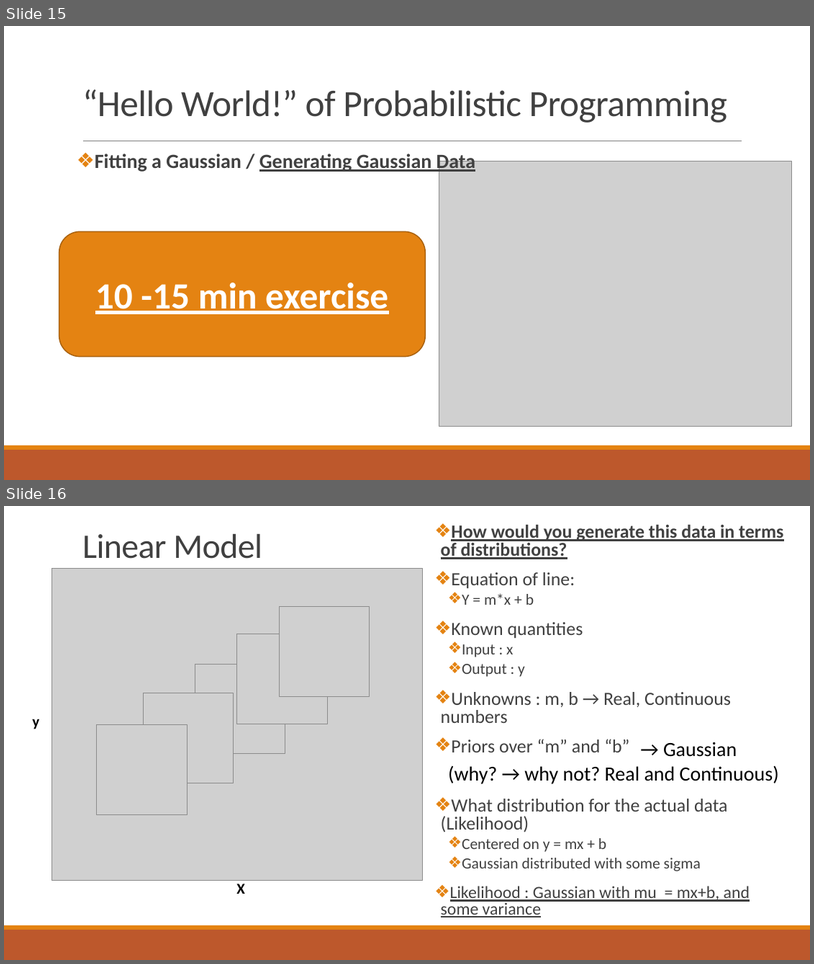
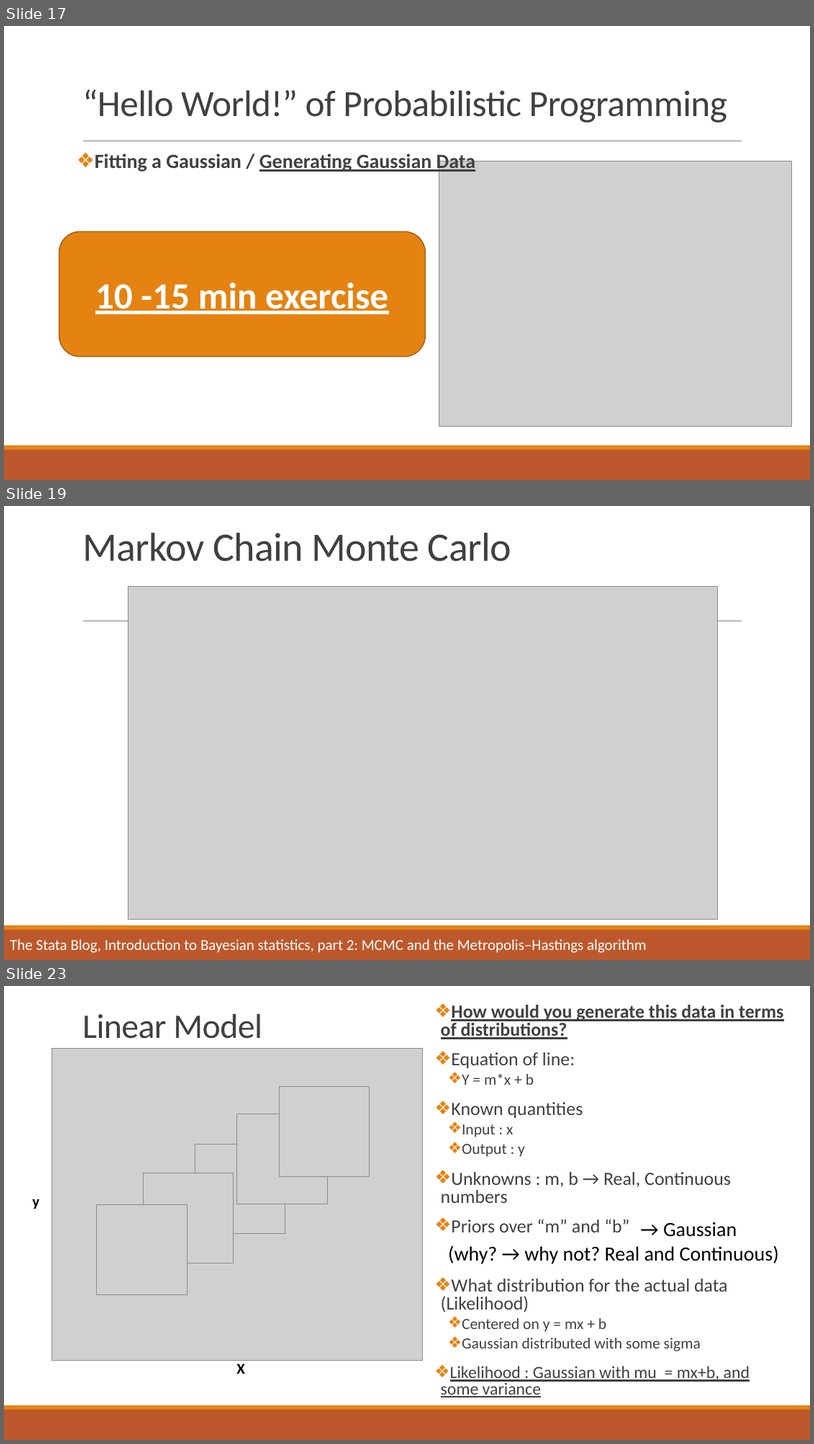
Before and after one commit to abuzarmahmood/teachables, a slide deck: Bayesian_Modeling_Lecture/Adv_Data_Analysis_Bayesian_Modeling.pptx. Shown one above the other, each under a label of ours: slides 15 and 16 before the commit, slides 17, 19 and 23 after it; the slides between them are not shown. The pictures are 814x964 and 814x1444 pixels, drawn with LibreOffice and Linux fonts; fonts in the diff are those of the drawing; grey boxes stand for pictures. Boxes give left, top, right and bottom in pixels: in the first picture for what was removed or moved away, otherwise in the second. Text is boxed around its words. In the diff, an @@ line names an element or a change of style, - is before the commit and + after.

Commit message:
Update Bayesian Modeling lecture

```diff
--- a/Bayesian_Modeling_Lecture/Adv_Data_Analysis_Bayesian_Modeling.pptx
+++ b/Bayesian_Modeling_Lecture/Adv_Data_Analysis_Bayesian_Modeling.pptx
@@ slide 19 added at (4,506,810,960), background #FFFFFF; not listed: 3 template elements that a slide beside it also shows @@
@@ title added at (82,533,512,561), 48 pt, text #404040 @@
+Markov Chain Monte Carlo
@@ picture added at (128,587,718,919) @@
@@ text added at (10,939,647,952), 18 pt, text #FFFFFF @@
+The Stata Blog, Introduction to Bayesian statistics, part 2: MCMC and the Metropolis–Hastings algorithm
@@ what was slide 15 is now slide 17 @@
@@ what was slide 16 is now slide 23 @@
```
Also in this commit, not shown: 3 slides changed, 7 other slides added.
